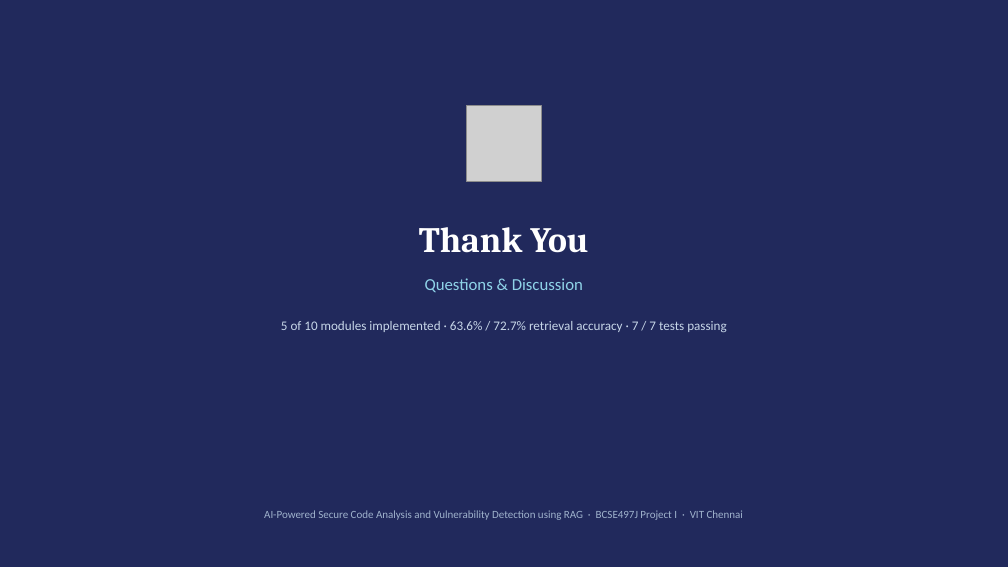
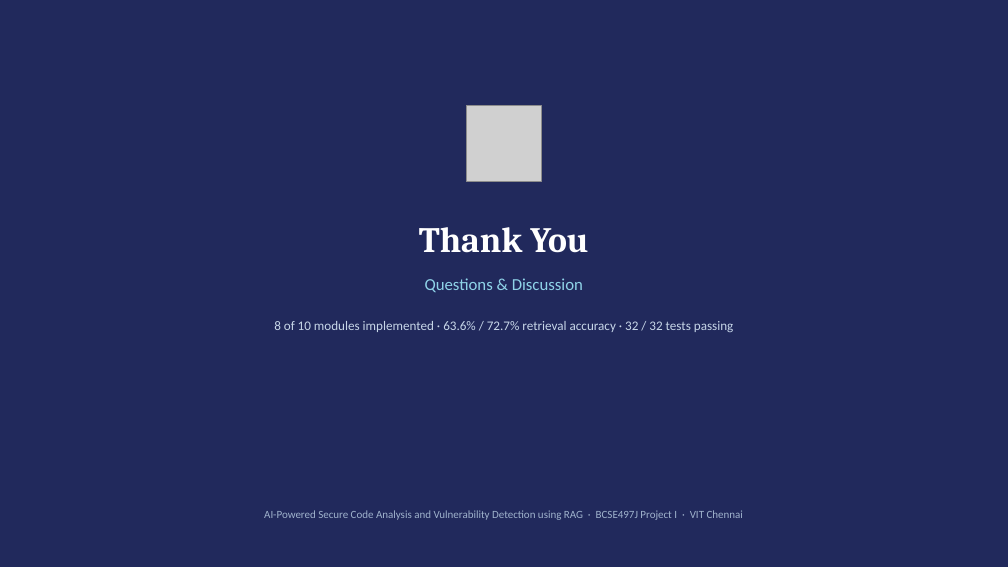
Before and after one commit to aakashsivakumar20/RAG-vuln-detection, a slide deck: slide 13 of ppt/Review3_Panel_Presentation.pptx (slide 12 before the commit). Drawn at 1008x567 pixels with LibreOffice and Linux fonts; fonts in the diff are those of the drawing; grey boxes stand for pictures. Boxes give left, top, right and bottom in pixels: in the first picture for what was removed or moved away, otherwise in the second. Text is boxed around its words. In the diff, an @@ line names an element or a change of style, - is before the commit and + after.

Commit message:
Extend Review 3 to 8/10 modules: Severity Scoring, Findings Store, Remediation Generation

```diff
--- a/ppt/Review3_Panel_Presentation.pptx
+++ b/ppt/Review3_Panel_Presentation.pptx
@@ text at <box>274,321,733,332</box>: text changed @@
-5 of 10 modules implemented · 63.6% / 72.7% retrieval accuracy · 7 / 7 tests passing
+8 of 10 modules implemented · 63.6% / 72.7% retrieval accuracy · 32 / 32 tests passing
```
Also in this commit, not shown: 6 other slides changed, 1 slide added, 18 other files.
